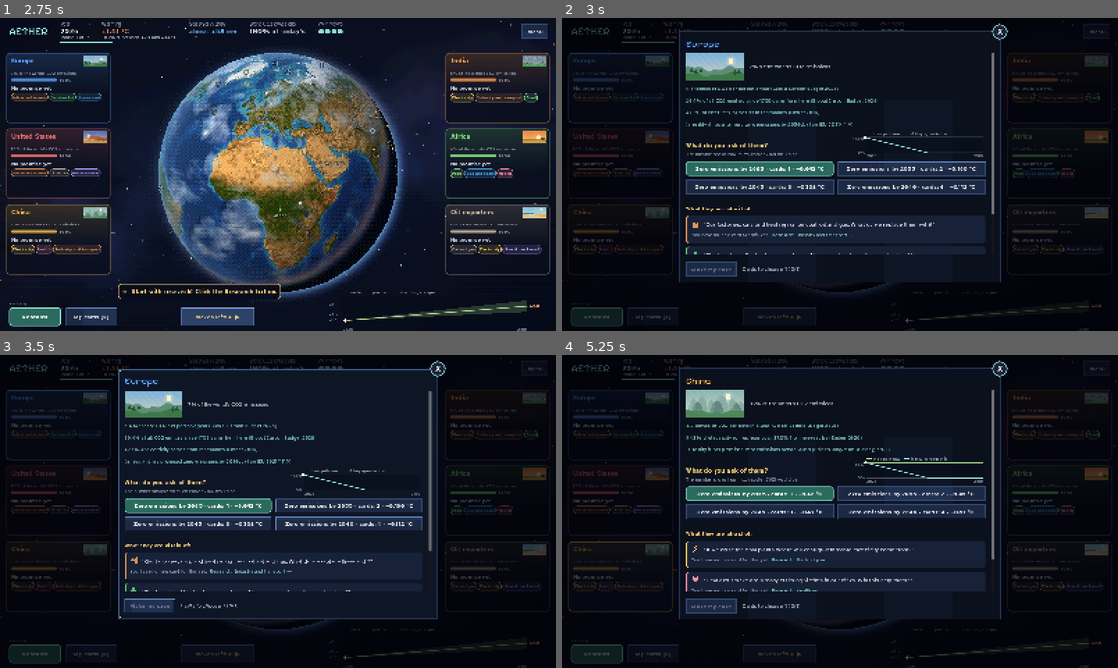
Above: before the commit, frames 1-4 (two rows, left to right).
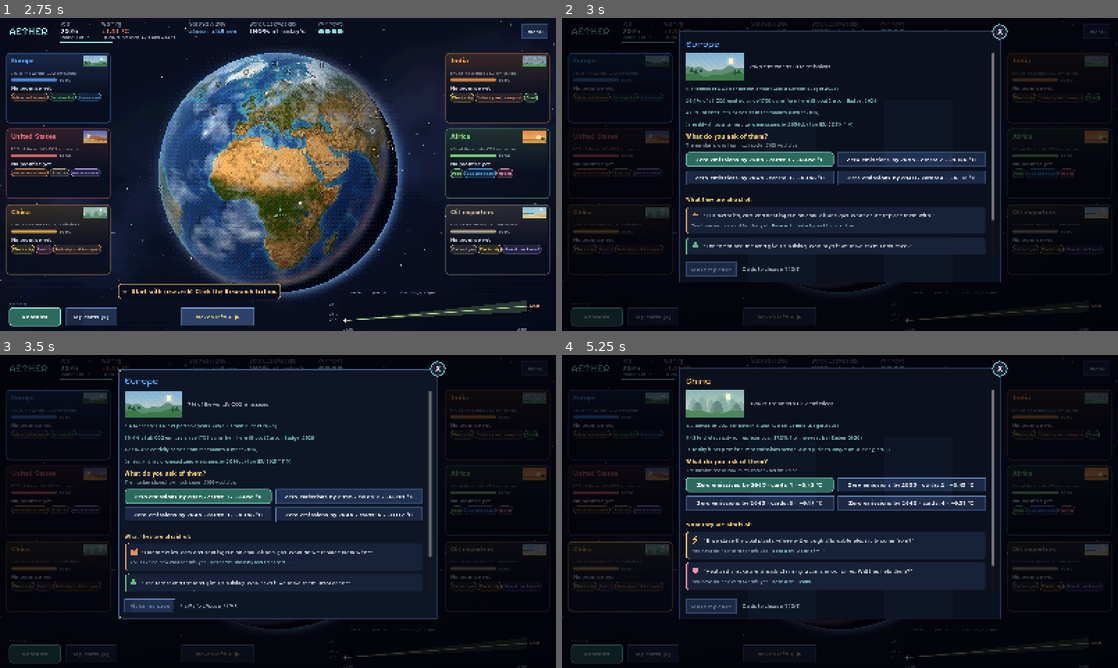
Above: after the commit, the same moments.

Repository: roadside/aether
Game: Godot game, scene res://scenes/main.tscn
The game is run twice, just before and just after one commit, with the same random seed, the same clock (stepped at 60 frames per second) and the same inputs. Sound files missing from this copy of the repository are replaced by a short silence.
Inputs (mouse positions are in pixels of both pictures, inside the frame that each line leads up to):
- Up to frame 1 (2.75 s): tap Enter at 0.5 s; drag from (278, 174) to (333, 105) at 0.52 s; click "Let's start!" at 1.25 s; click "Next 5 years ▶" at 2 s
- Up to frame 2 (3 s): click (617, 86) at 2.77 s
- Up to frame 3 (3.5 s): no input
- Up to frame 4 (5.25 s): click (617, 502) at 3.52 s; drag from (840, 508) to (812, 574) at 4.27 s; click (617, 577) at 5.02 s

Frame 1 is identical in both runs. In frame 2, 9.5% of the frame differs, in the area x 22-78%, y 36-76%; in frame 3, 7.3%; in frame 4, 9.5%.

Commit message:
Hírek: hely a Tovább gomb fölött; tárgyalás: a kis grafikon kikerült
Co-Authored-By: Claude Fable 5.2 <noreply@anthropic.com>
Claude-Session: https://claude.ai/code/session_01T6sPwaPiVjASr8DLyjC9bo

Diff:
--- a/scripts/main.gd
+++ b/scripts/main.gd
@@ -2164,9 +2164,6 @@
 	head_v.add_child(UI.label(L.t("Mit kérsz tőlük?"), 19, UI.GOLD, true, false))
 	head_v.add_child(UI.label(L.t("A szám azt mutatja, mennyivel lenne hűvösebb 2100-ban."), 14, UI.MUTE))
 	head_row.add_child(head_v)
-	var pc = PathChart.new()
-	pc.set_paths(world.path(g), [])
-	head_row.add_child(pc)
 	body.add_child(head_row)
 	var ask_row := GridContainer.new()      # két oszlop, egyforma széles panelek (Zoltán kérése)
 	ask_row.columns = 2
@@ -2208,7 +2205,6 @@
 		b.add_theme_color_override("font_hover_pressed_color", Color.WHITE)
 		b.toggled.connect(func(on: bool) -> void:
 			if on:
-				pc.set_paths(world.path(g), world.path(g, int(a["cel"])) if a["fajta"] == "cel" else [])
 				_fill_ask(area, g, a))
 		ask_row.add_child(b)
 	(ask_row.get_child(0) as Button).button_pressed = true
@@ -2817,6 +2813,9 @@
 			kc.add_child(UI.label(str(k["en"] if L.is_en() and str(k.get("en", "")) != "" else k["hu"]), 17, UI.GOLD, true))
 			kc.add_child(UI.label(str(k["forras_en"] if L.is_en() and str(k.get("forras_en", "")) != "" else k["forras"]), 13, UI.CYAN))
 			body.add_child(UI.card_root(kc))
+	var next_gap := Control.new()      # a Tovább gomb fölött mindig legyen hely (Zoltán kérése)
+	next_gap.custom_minimum_size = Vector2(0, 14)
+	body.add_child(next_gap)
 	if world.over():
 		body.add_child(_go(L.t("Lássuk, mi lett a Földdel") + " →", _open_end))
 	elif world.summit_due:
